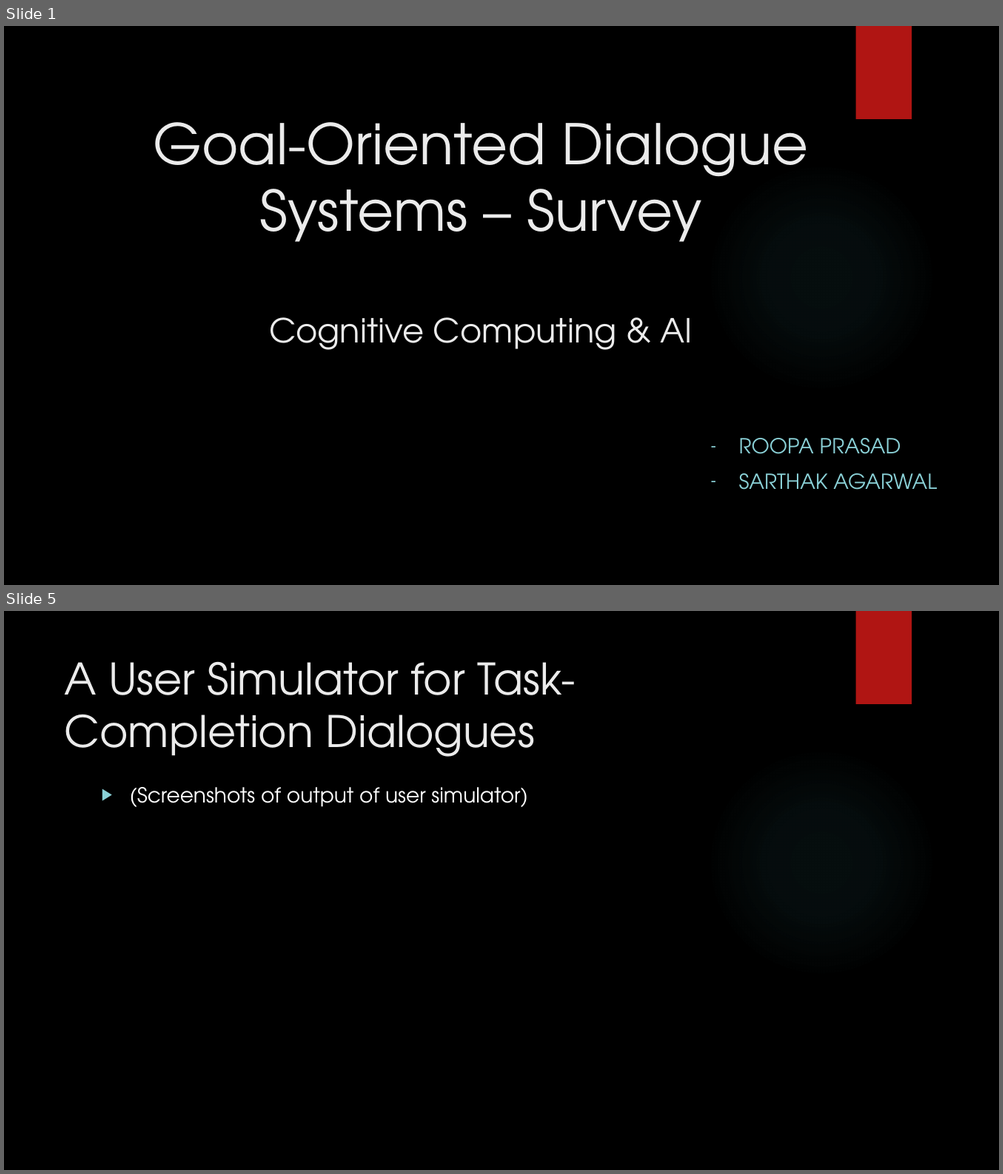
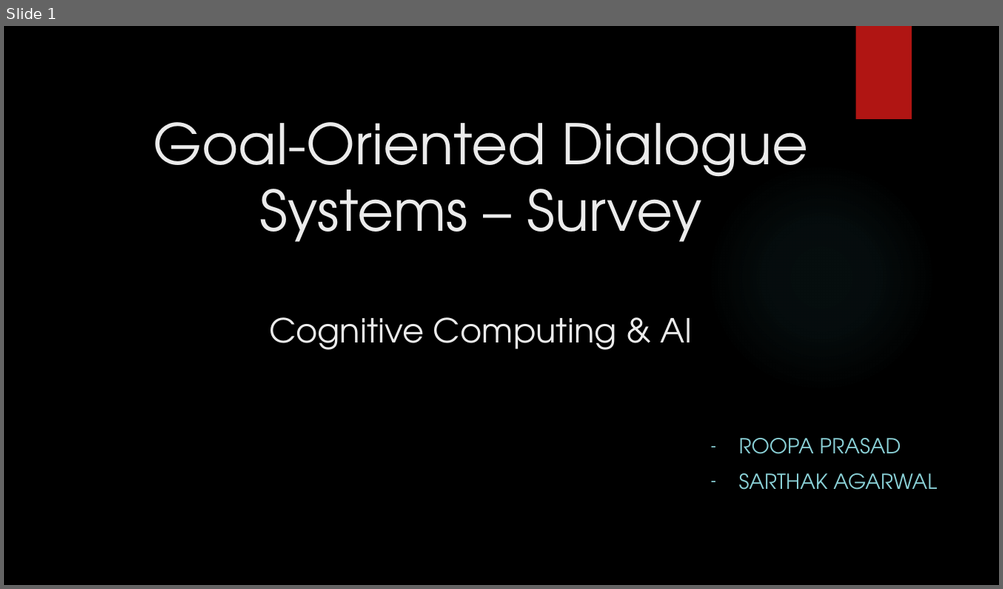
Before and after one commit to agsarthak/Goal-oriented-Dialogue-Systems, a slide deck: Presentation.pptx. Shown one above the other, each under a label of ours: slides 1 and 5 before the commit, slide 1 after it; the slides between them are not shown. The pictures are 1003x1174 and 1003x589 pixels, drawn with LibreOffice and Linux fonts; fonts in the diff are those of the drawing; background and template pictures are left out. Boxes give left, top, right and bottom in pixels: in the first picture for what was removed or moved away, otherwise in the second. Text is boxed around its words. In the diff, an @@ line names an element or a change of style, - is before the commit and + after.

```diff
--- a/Presentation.pptx
+++ b/Presentation.pptx
@@ slide 5 removed at [4, 611, 999, 1170], background picture (left out); not listed: 2 template elements that a slide beside it also shows @@
@@ title removed at [64, 661, 575, 757] @@
-A User Simulator for Task-Completion Dialogues
@@ text removed at [130, 787, 528, 807] @@
-▶ (Screenshots of output of user simulator)
```
Also in this commit, not shown: 4 slides changed, 11 slides added, 2 other files.
